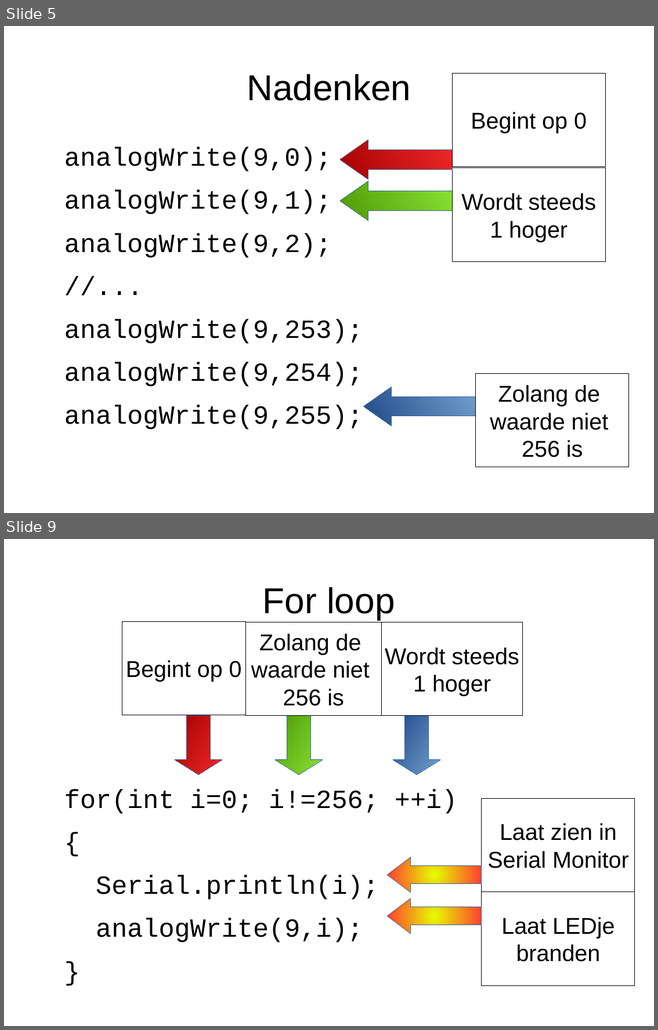
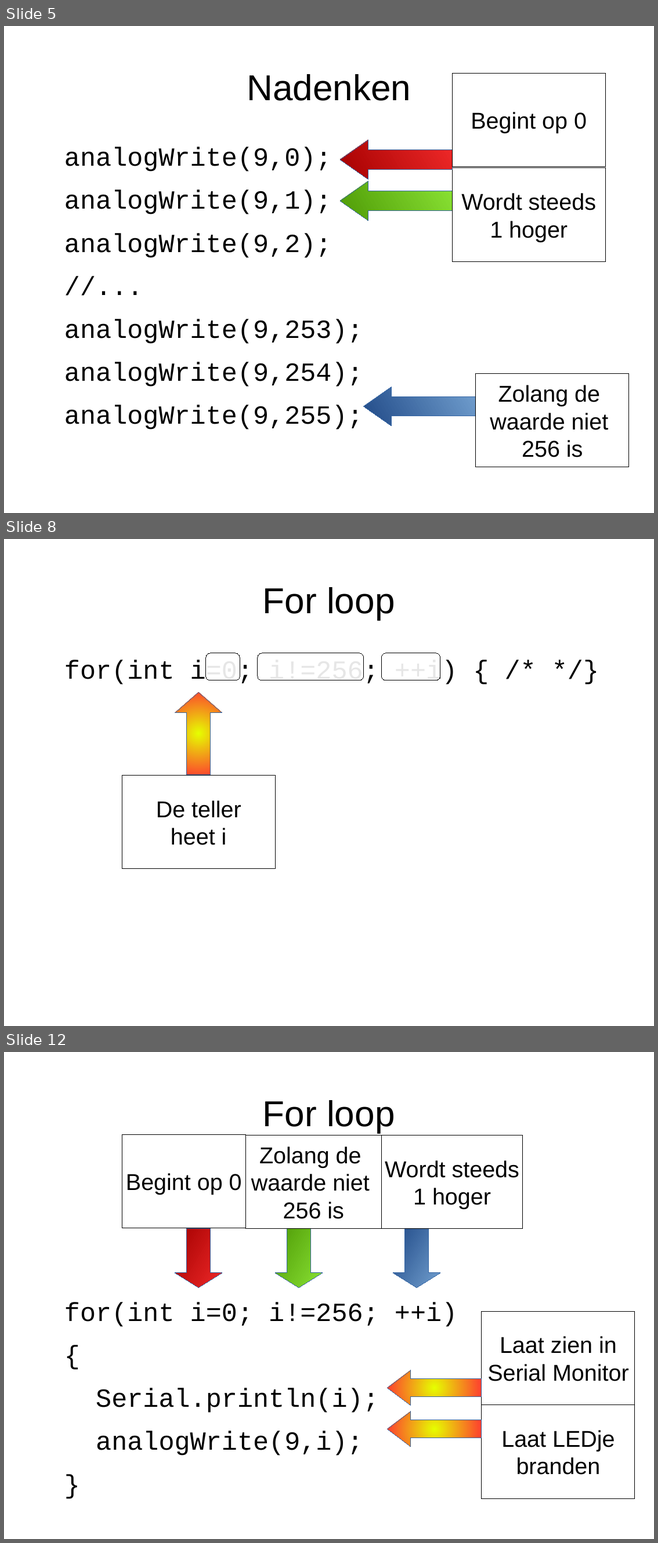
Before and after one commit to djog/arduino_cursus, a slide deck: Raw/For.odp. Shown one above the other, each under a label of ours: slides 5 and 9 before the commit, slides 5, 8 and 12 after it; the slides between them are not shown. The pictures are 658x1030 and 658x1543 pixels, drawn with LibreOffice and Linux fonts; fonts in the diff are those of the drawing. Boxes give left, top, right and bottom in pixels: in the first picture for what was removed or moved away, otherwise in the second. Text is boxed around its words. In the diff, an @@ line names an element or a change of style, - is before the commit and + after.

```diff
--- a/Raw/For.odp
+++ b/Raw/For.odp
@@ slide 8 added at <box>4,539,654,1026</box>, background #FFFFFF @@
@@ title added at <box>263,587,394,620</box>, 44 pt, text #000000 @@
+For loop
@@ text added at <box>64,660,457,685</box>, 32 pt, text #000000 @@
+for(int i=0; i!=256; ++i) { /* */}
@@ rounded rectangle added at <box>206,653,240,681</box>, fill #FFFFFF at 90% opacity, outline #000000 0 pt @@
@@ rounded rectangle added at <box>257,653,364,681</box>, fill #FFFFFF at 90% opacity, outline #000000 0 pt @@
@@ rounded rectangle added at <box>381,653,440,681</box>, fill #FFFFFF at 90% opacity, outline #000000 0 pt @@
@@ up arrow added at <box>175,692,222,775</box>, fill gradient #E6FF00 to #FF3333, outline #3465A4 0 pt @@
@@ rectangle added at <box>122,776,275,869</box>, fill #FFFFFF, outline #000000 0 pt, 28 pt, text #000000 @@
+De teller
+heet i
@@ what was slide 9 is now slide 12 @@
```
Also in this commit, not shown: 6 slides changed, 4 other slides added, 9 other files.
